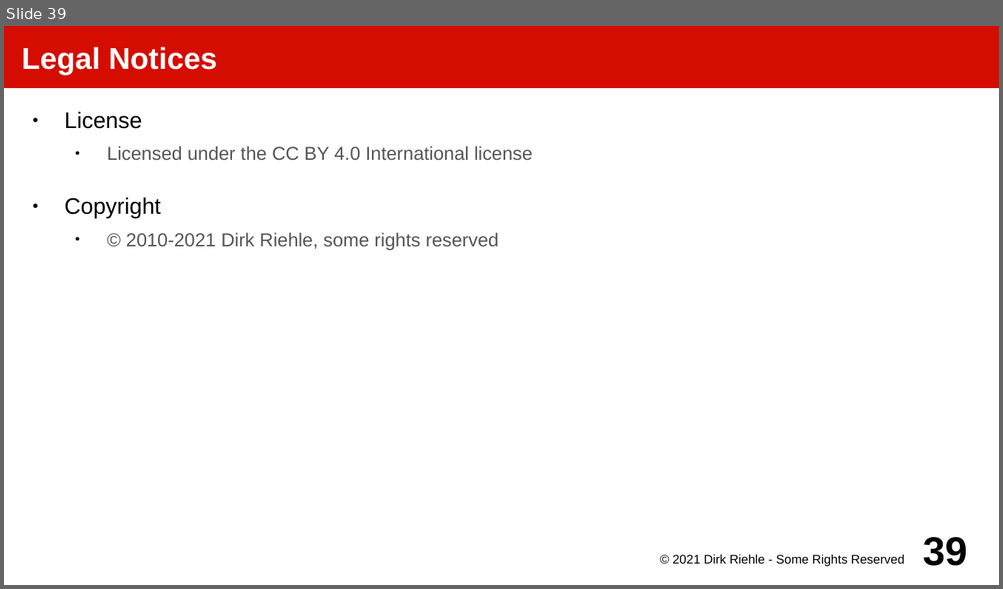
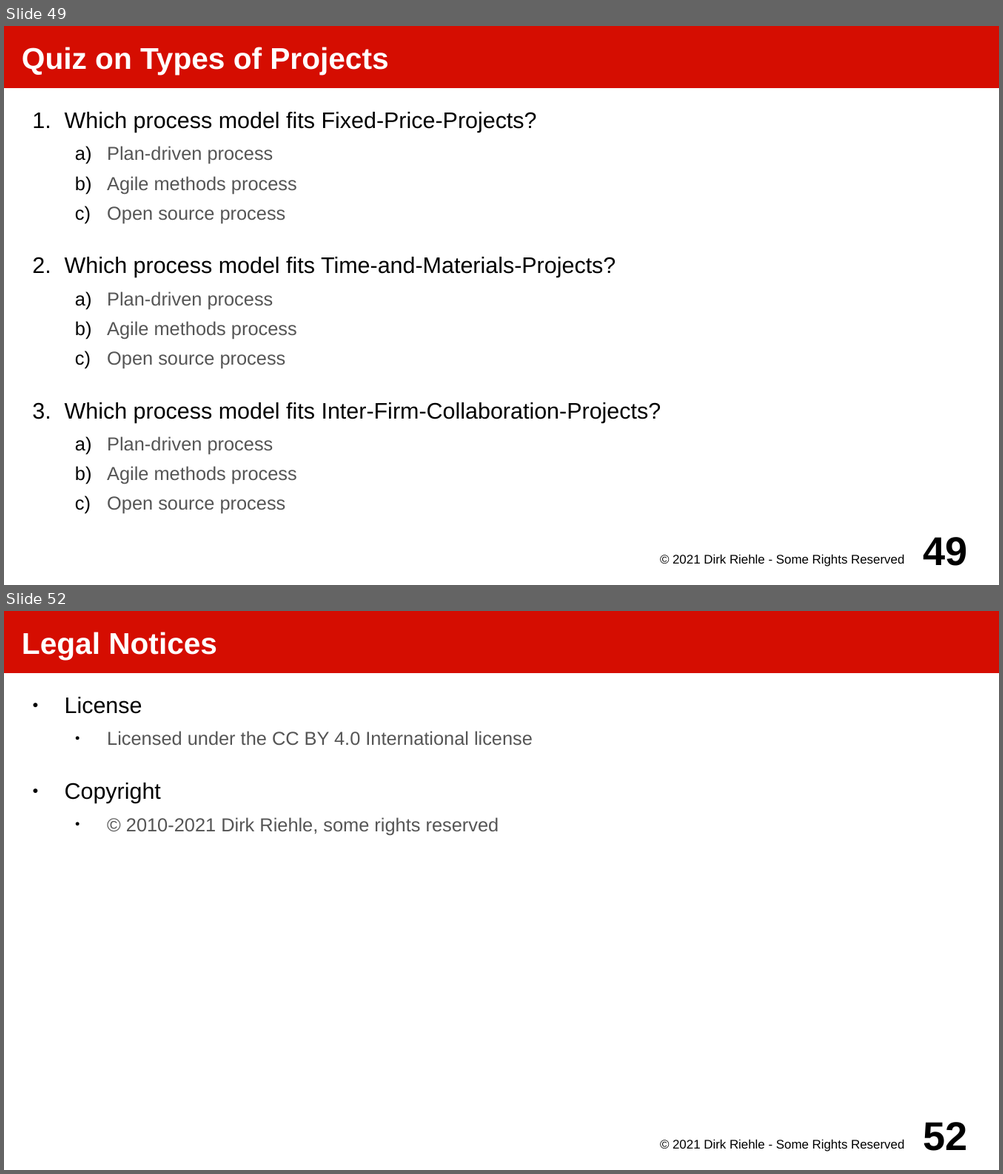
Before and after one commit to dirkriehle/amos-course, a slide deck: Lecture slides/AMOS C01 - Software Processes.odp. Shown one above the other, each under a label of ours: slide 39 before the commit, slides 49 and 52 after it; the slides between them are not shown. The pictures are 1003x589 and 1003x1174 pixels, drawn with LibreOffice and Linux fonts; fonts in the diff are those of the drawing. Boxes give left, top, right and bottom in pixels: in the first picture for what was removed or moved away, otherwise in the second. Text is boxed around its words. In the diff, an @@ line names an element or a change of style, - is before the commit and + after.

```diff
--- a/Lecture slides/AMOS C01 - Software Processes.odp
+++ b/Lecture slides/AMOS C01 - Software Processes.odp
@@ slide 49 added at [4, 26, 999, 585], background #FFFFFF @@
@@ title added at [4, 26, 999, 88], fill #D50D01, 24 pt, text #FFFFFF, bold @@
+Quiz on Types of Projects
@@ text added at [65, 112, 661, 514], 15 pt, text #555555 @@
+1. Which process model fits Fixed-Price-Projects?
+  a) Plan-driven process
+  b) Agile methods process
+  c) Open source process
+2. Which process model fits Time-and-Materials-Projects?
+  a) Plan-driven process
+  b) Agile methods process
+  c) Open source process
+3. Which process model fits Inter-Firm-Collaboration-Projects?
+  a) Plan-driven process
+  b) Agile methods process
+  c) Open source process
@@ text added at [672, 554, 904, 567], 10 pt, text #000000 @@
+© 2021 Dirk Riehle - Some Rights Reserved
@@ page number added at [923, 537, 967, 566], 32 pt, text #000000, bold @@
+49
@@ what was slide 39 is now slide 52 @@
@@ page number at [923, 1122, 967, 1151]: text changed @@
-39
+52
```
Also in this commit, not shown: 12 slides changed, 19 other slides added, 7 slides removed, 18 other files.
